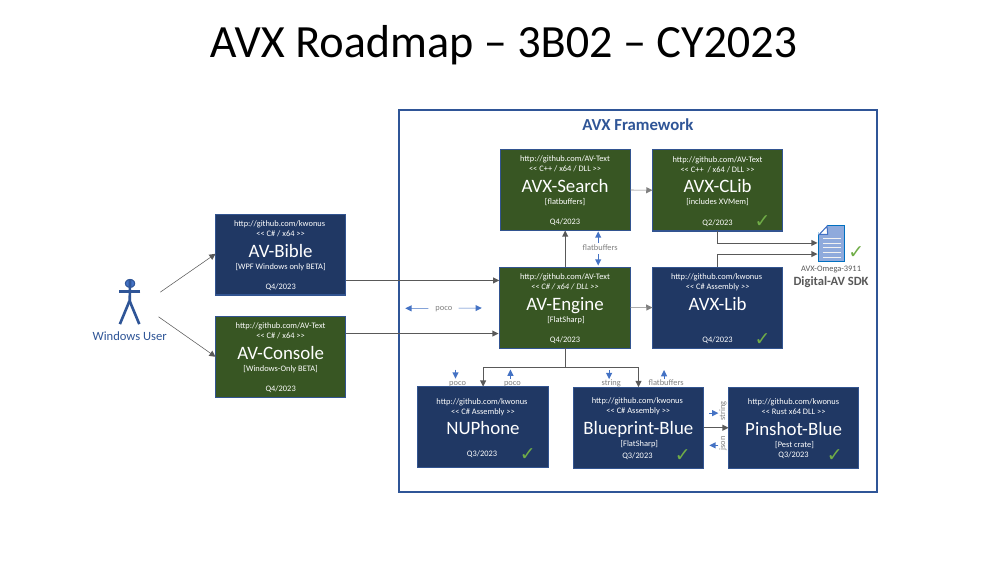
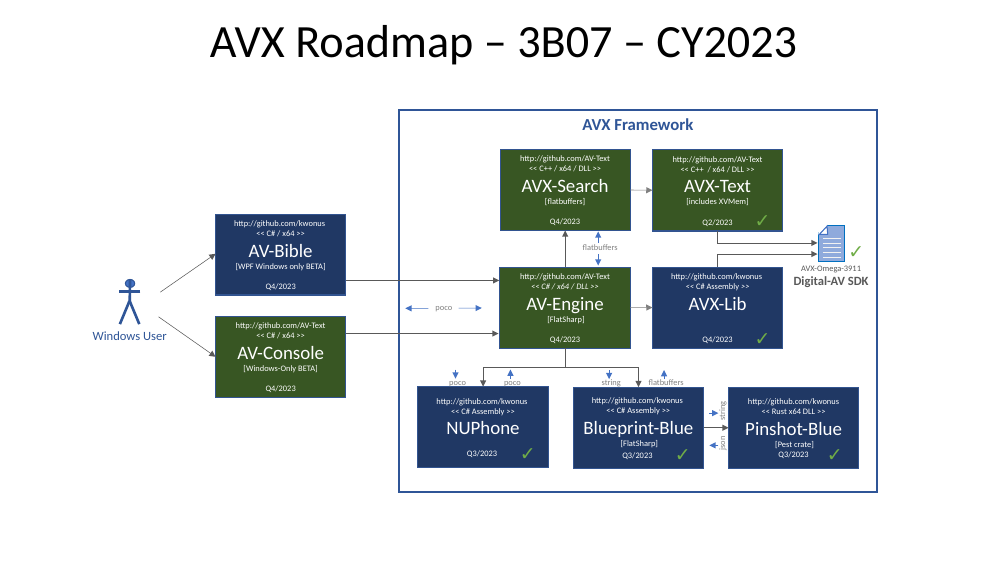
Before and after one commit to AV-Text/AVX, a slide deck: slide 3 of AVXSearch/AVX-Framework.pptx. Drawn at 1008x567 pixels with LibreOffice and Linux fonts; fonts in the diff are those of the drawing. Boxes give left, top, right and bottom in pixels: in the first picture for what was removed or moved away, otherwise in the second. Text is boxed around its words. In the diff, an @@ line names an element or a change of style, - is before the commit and + after.

```diff
--- a/AVXSearch/AVX-Framework.pptx
+++ b/AVXSearch/AVX-Framework.pptx
@@ title at box(210, 25, 797, 65): text changed @@
-AVX Roadmap – 3B02 – CY2023
+AVX Roadmap – 3B07 – CY2023
@@ text in rectangle at box(684, 180, 751, 192): text changed @@
-AVX-CLib
+AVX-Text
```
Also in this commit, not shown: 2 other slides changed, 52 other files.
